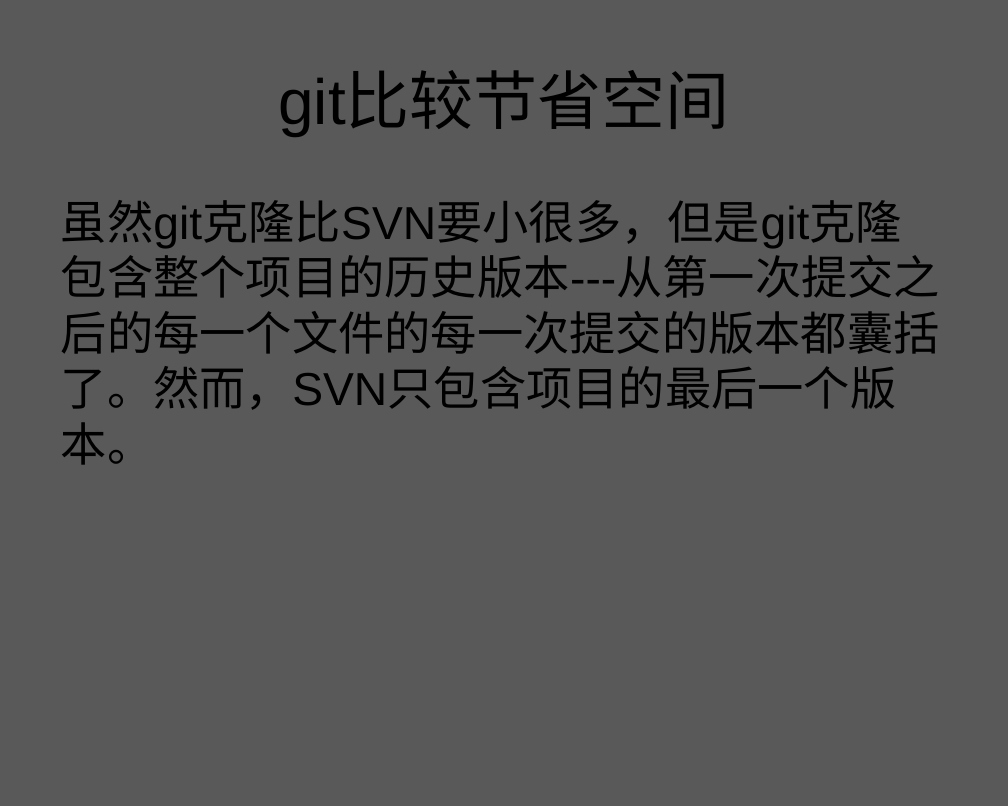
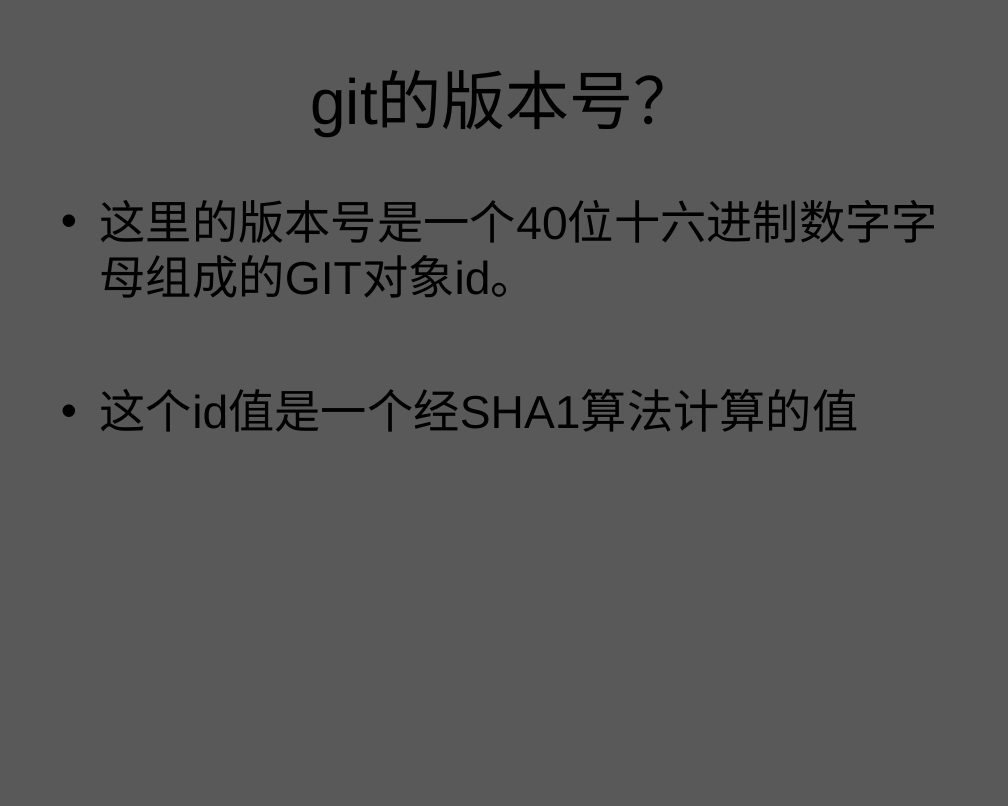
Before and after one commit to zhuxiaosheng/code, a slide deck: slide 56 of git.ppt (slide 18 before the commit). Drawn at 1008x806 pixels with LibreOffice and Linux fonts; fonts in the diff are those of the drawing; background and template pictures are left out. Boxes give left, top, right and bottom in pixels: in the first picture for what was removed or moved away, otherwise in the second. Text is boxed around its words. In the diff, an @@ line names an element or a change of style, - is before the commit and + after.

```diff
--- a/git.ppt
+++ b/git.ppt
@@ title at bbox=[310, 74, 698, 136]: text changed @@
-git比较节省空间
+git的版本号？
@@ text at bbox=[100, 200, 938, 432]: text changed @@
-虽然git克隆比SVN要小很多，但是git克隆包含整个项目的历史版本---从第一次提交之后的每一个文件的每一次提交的版本都囊括了。然而，SVN只包含项目的最后一个版本。
+• 这里的版本号是一个40位十六进制数字字母组成的GIT对象id。
+• 这个id值是一个经SHA1算法计算的值
```
Also in this commit, not shown: 28 other slides changed, 33 slides added, 16 slides removed.
